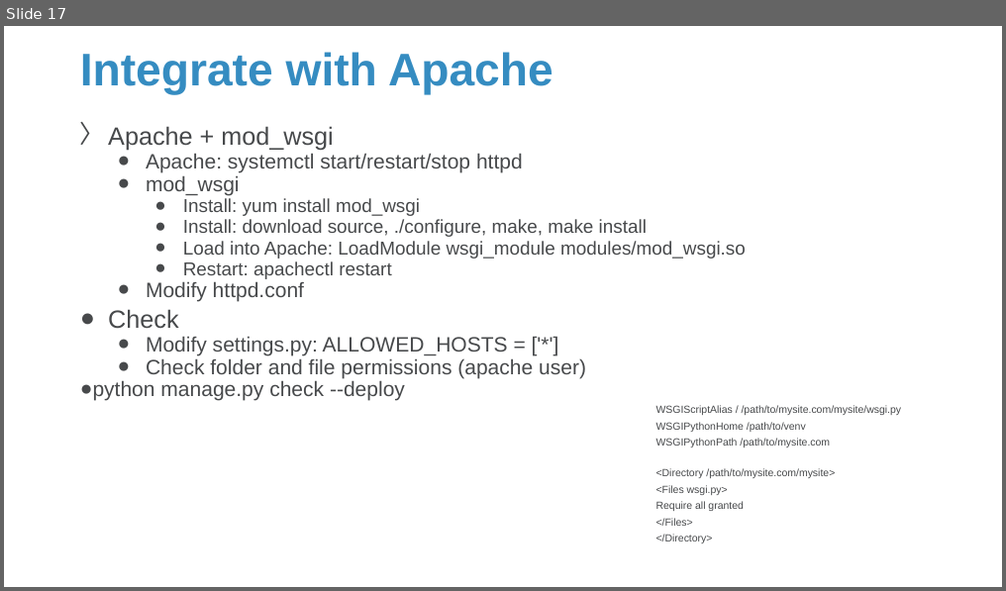
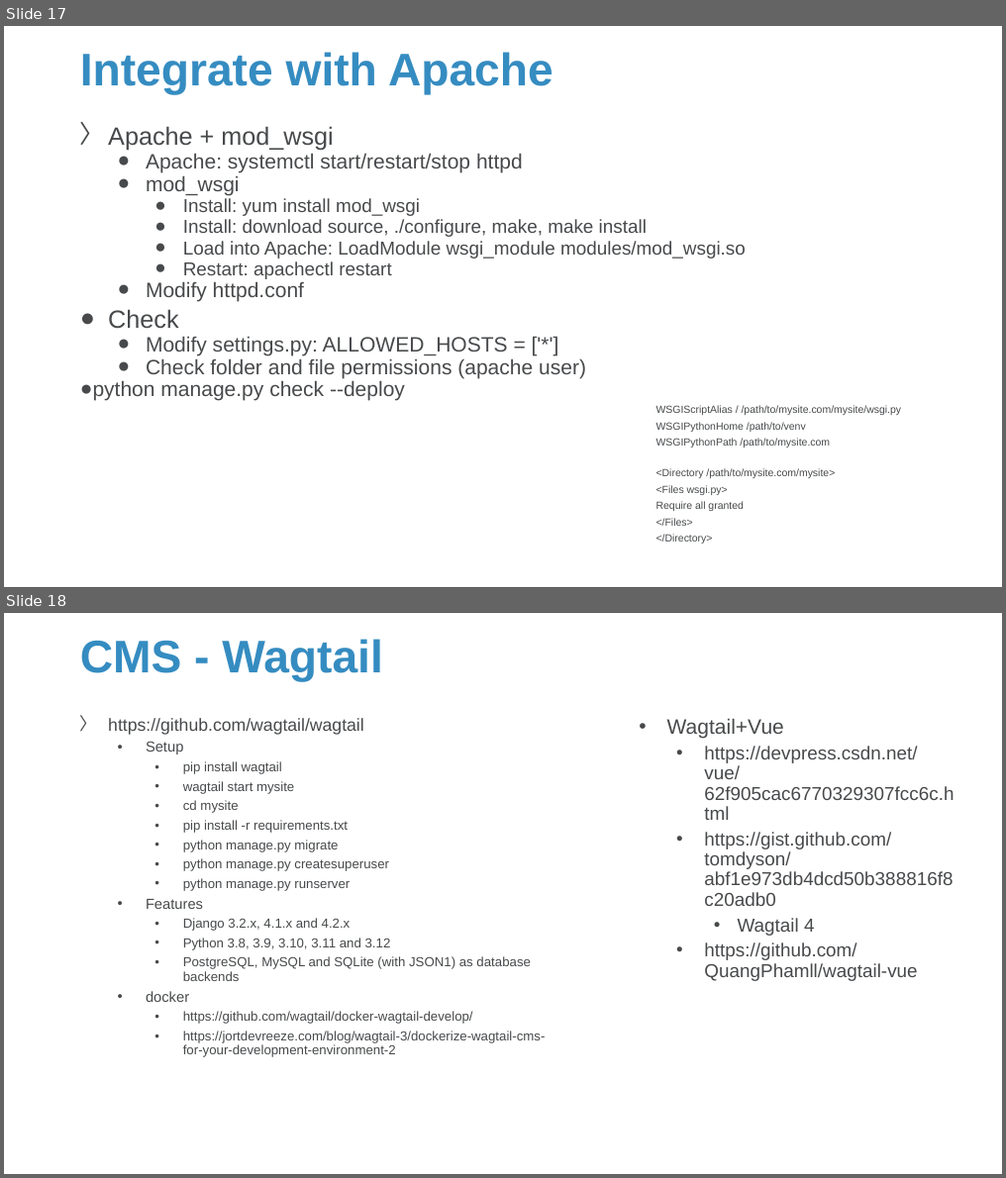
Before and after one commit to Sparks-Lu/TechNotes, a slide deck: Web/Django-Notes.pptx. Shown one above the other, each under a label of ours: slide 17 before the commit, slides 17 and 18 after it. The pictures are 1006x591 and 1006x1178 pixels, drawn with LibreOffice and Linux fonts; fonts in the diff are those of the drawing; background and template pictures are left out. Boxes give left, top, right and bottom in pixels: in the first picture for what was removed or moved away, otherwise in the second. Text is boxed around its words. In the diff, an @@ line names an element or a change of style, - is before the commit and + after.

```diff
--- a/Web/Django-Notes.pptx
+++ b/Web/Django-Notes.pptx
@@ slide 18 added at bbox=[4, 613, 1002, 1174], background picture (left out) @@
@@ title added at bbox=[80, 639, 382, 682], 44 pt, text #358CC1, bold @@
+CMS - Wagtail
@@ text added at bbox=[108, 718, 546, 1058], 12.6 pt, text #47494B @@
+〉 https://github.com/wagtail/wagtail
+  • Setup
+    • pip install wagtail
+    • wagtail start mysite
+    • cd mysite
+    • pip install -r requirements.txt
+    • python manage.py migrate
+    • python manage.py createsuperuser
+    • python manage.py runserver
+  • Features
+    • Django 3.2.x, 4.1.x and 4.2.x
+    • Python 3.8, 3.9, 3.10, 3.11 and 3.12
+    • PostgreSQL, MySQL and SQLite (with JSON1) as database backends
+  • docker
+    • https://github.com/wagtail/docker-wagtail-develop/
+    • https://jortdevreeze.com/blog/wagtail-3/dockerize-wagtail-cms-for-your-development-environment-2
@@ text added at bbox=[667, 718, 953, 981], 18 pt, text #47494B @@
+  • Wagtail+Vue
+    • https://devpress.csdn.net/vue/62f905cac6770329307fcc6c.html
+    • https://gist.github.com/tomdyson/abf1e973db4dcd50b388816f8c20adb0
+      • Wagtail 4
+    • https://github.com/QuangPhamll/wagtail-vue
```
Also in this commit, not shown: 15 other files.
